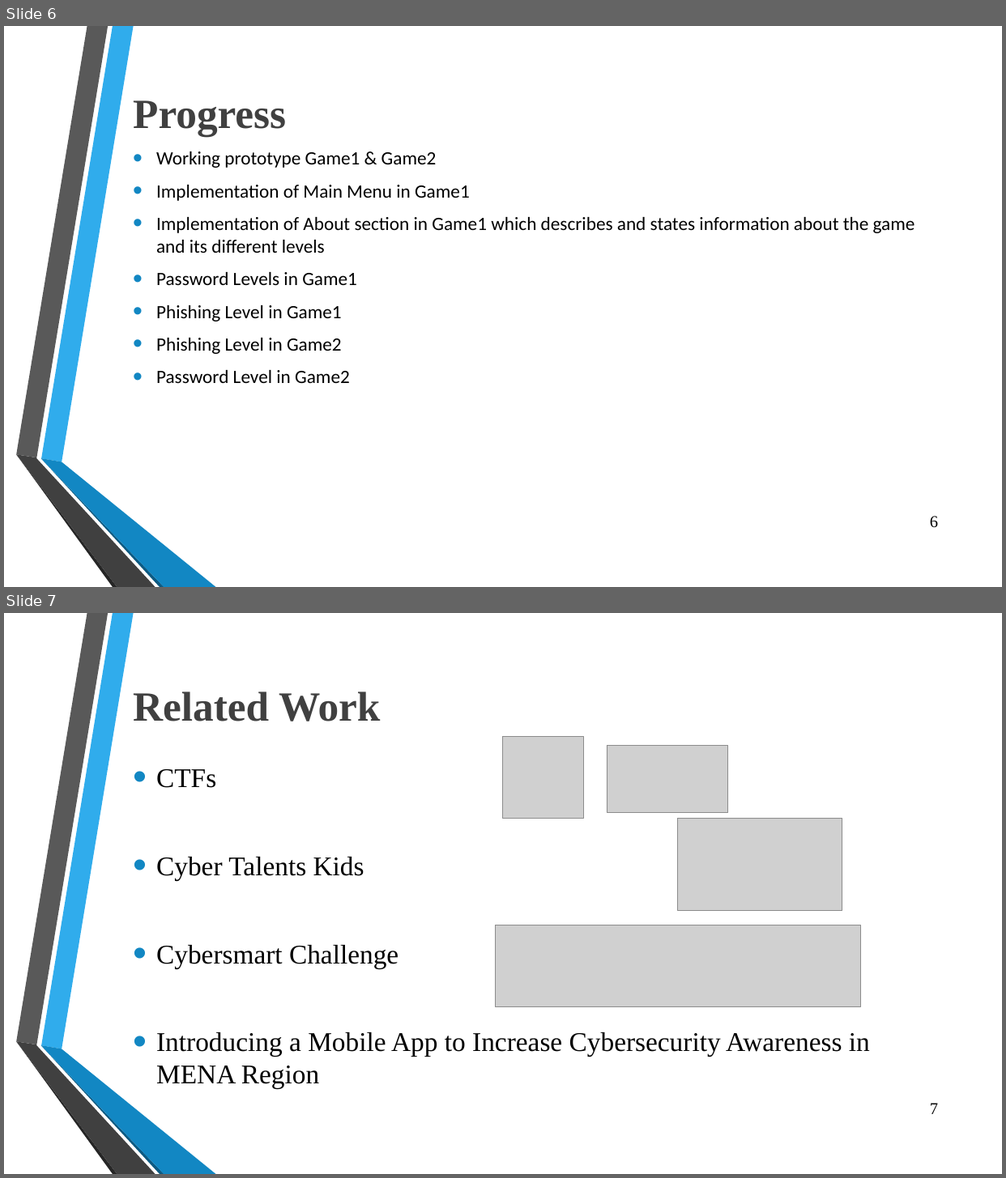
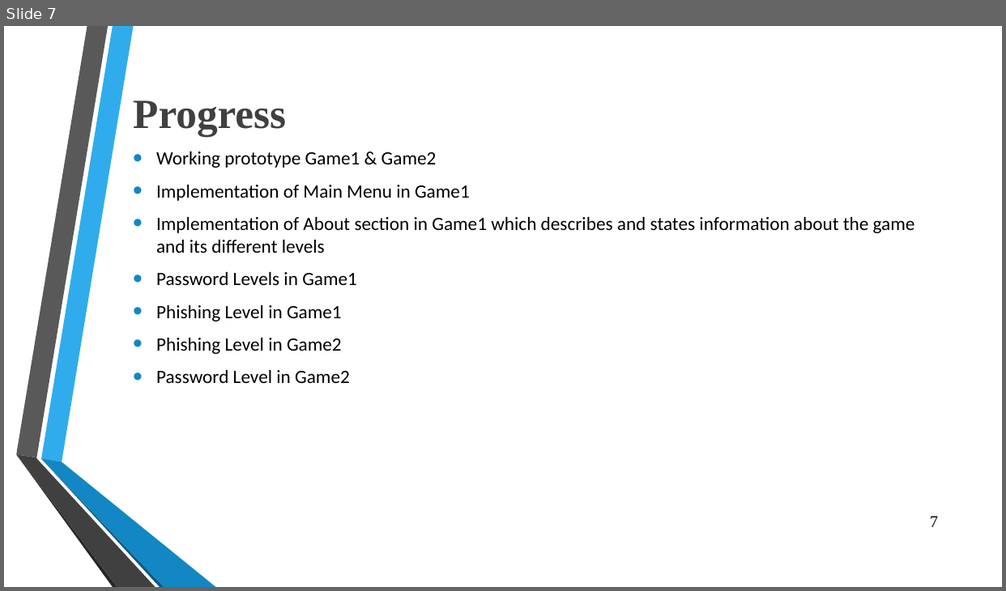
Before and after one commit to OmarSedkyUI/CyberLearningAdventureJunior, a slide deck: Graduation_Project_Presentation_Seminar2.pptx. Shown one above the other, each under a label of ours: slides 6 and 7 before the commit, slide 7 after it. The pictures are 1006x1178 and 1006x591 pixels, drawn with LibreOffice and Linux fonts; fonts in the diff are those of the drawing; grey boxes stand for pictures; background and template pictures are left out. Boxes give left, top, right and bottom in pixels: in the first picture for what was removed or moved away, otherwise in the second. Text is boxed around its words. In the diff, an @@ line names an element or a change of style, - is before the commit and + after.

```diff
--- a/Graduation_Project_Presentation_Seminar2.pptx
+++ b/Graduation_Project_Presentation_Seminar2.pptx
@@ slide 7 removed at box(4, 613, 1002, 1174), background picture (left out); not listed: 6 template elements that a slide beside it also shows @@
@@ title removed at box(133, 692, 380, 722) @@
-Related Work
@@ picture removed at box(503, 736, 584, 818) @@
@@ picture removed at box(607, 746, 727, 813) @@
@@ text removed at box(156, 769, 870, 1089) @@
-• CTFs
-• Cyber Talents Kids
-• Cybersmart Challenge
-• Introducing a Mobile App to Increase Cybersecurity Awareness in MENA Region
@@ picture removed at box(678, 818, 842, 910) @@
@@ picture removed at box(495, 925, 860, 1007) @@
@@ page number removed at box(930, 1103, 938, 1114) @@
-7
@@ what was slide 6 is now slide 7 @@
@@ page number at box(930, 516, 938, 527): text changed @@
-6
+7
```
Also in this commit, not shown: 3 slides changed, 1 other slide removed.
